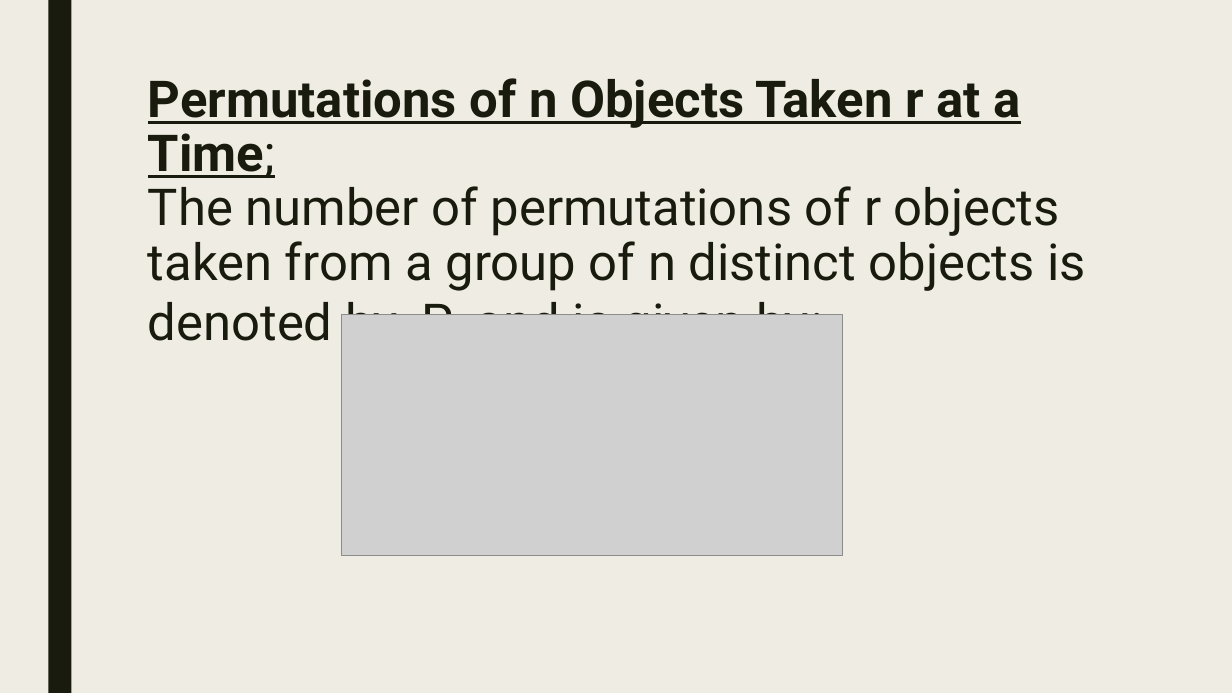
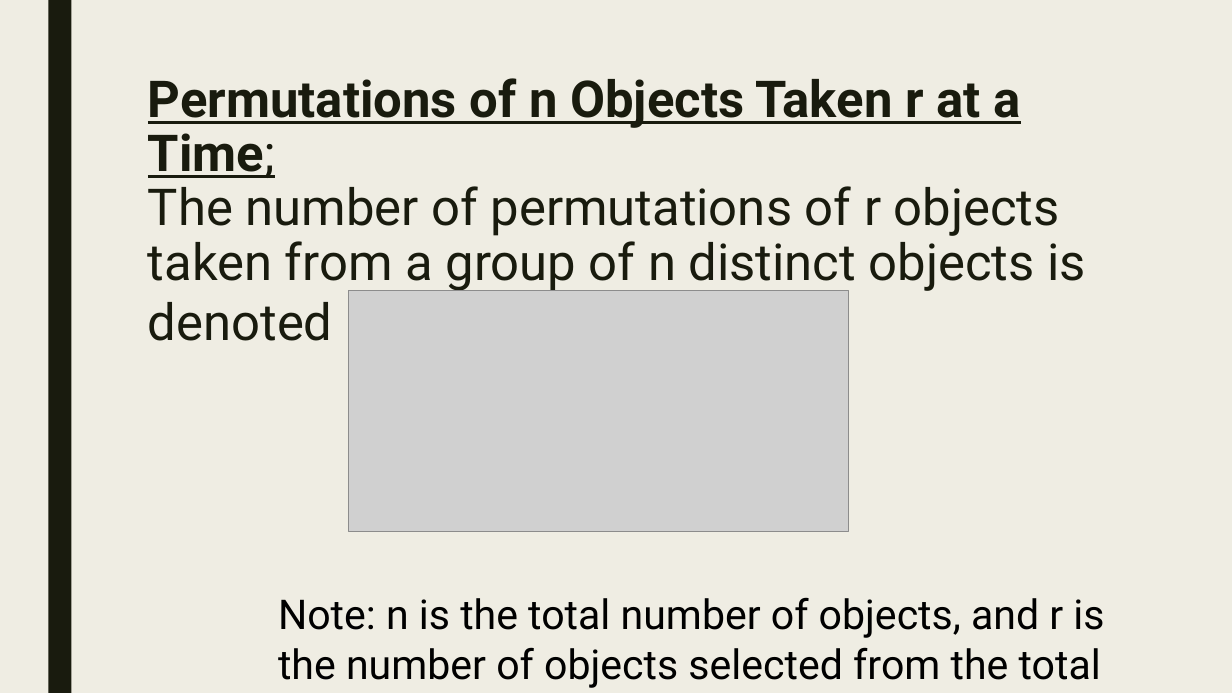
Before and after one commit to codecuddy/algebra_3-4, a slide deck: slide 14 of _PowerPoints/2nd Semester/Unit 6 Probability and Stats/Algebra4_Day_053 11.1 Permutation and Combination.pptx. Drawn at 1232x693 pixels with LibreOffice and Linux fonts; fonts in the diff are those of the drawing; grey boxes stand for pictures. Boxes give left, top, right and bottom in pixels: in the first picture for what was removed or moved away, otherwise in the second. Text is boxed around its words. In the diff, an @@ line names an element or a change of style, - is before the commit and + after.

```diff
--- a/_PowerPoints/2nd Semester/Unit 6 Probability and Stats/Algebra4_Day_053 11.1 Permutation and Combination.pptx
+++ b/_PowerPoints/2nd Semester/Unit 6 Probability and Stats/Algebra4_Day_053 11.1 Permutation and Combination.pptx
@@ picture: place and size @@
-picture at <box>342,314,843,555</box>
+picture at <box>348,290,849,531</box>
@@ text added at <box>278,597,1104,688</box>, 32 pt, text #000000 @@
+Note: n is the total number of objects, and r is the number of objects selected from the total
```
Also in this commit, not shown: 3 other slides changed, 1 slide added, 1 other file.
